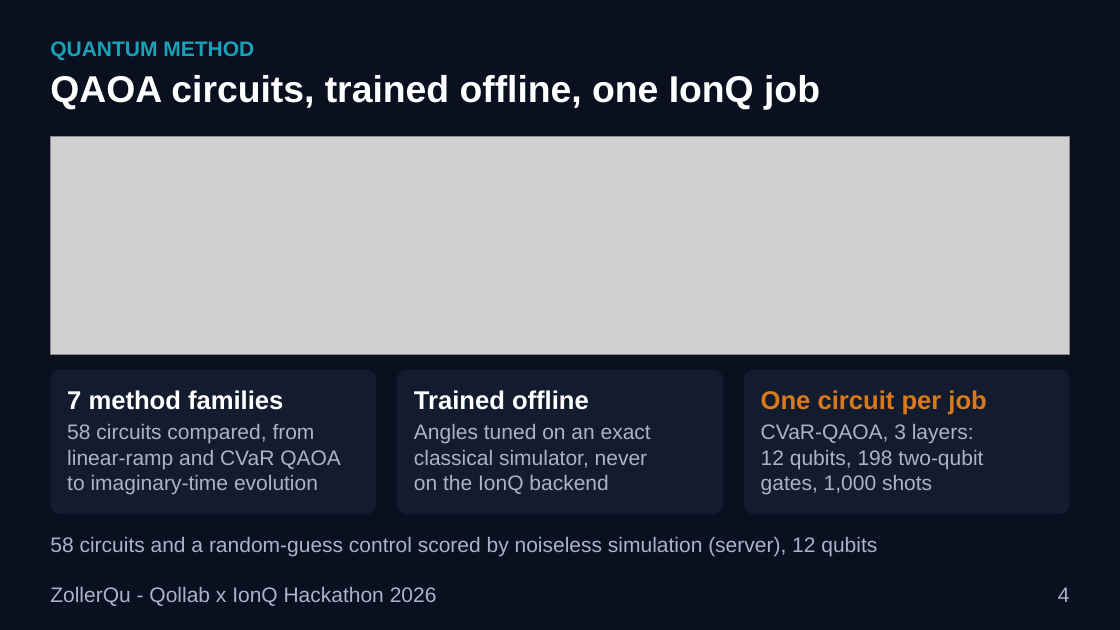
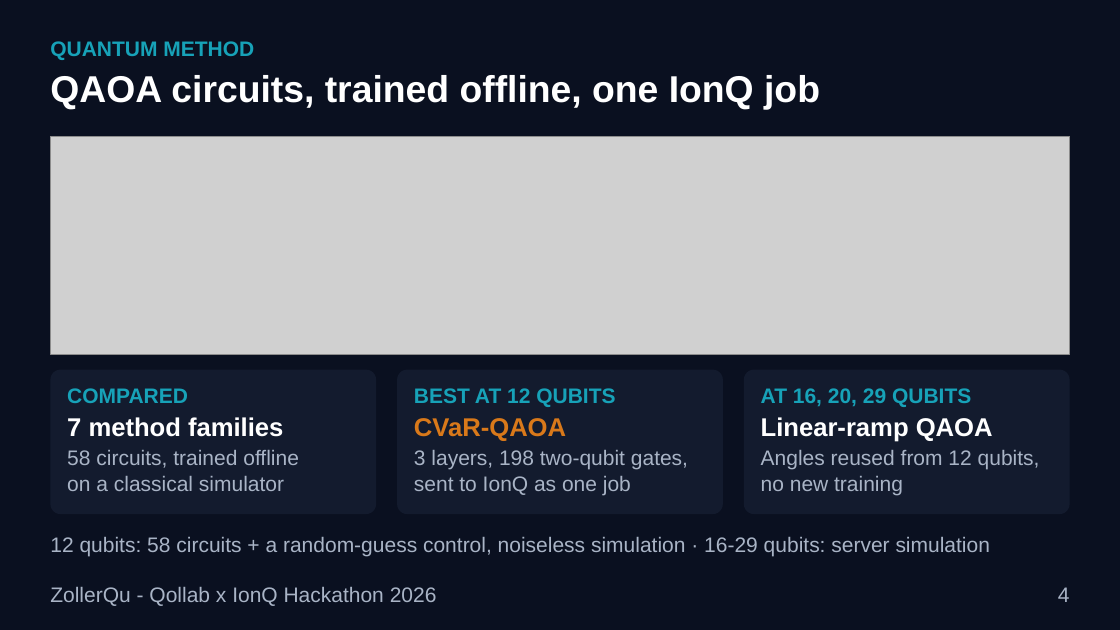
Before and after one commit to Oussema-t/zollerqu-qollab, a slide deck: slide 4 of slides/stocks_ZollerQu.pptx. Drawn at 1120x630 pixels with LibreOffice and Linux fonts; fonts in the diff are those of the drawing; grey boxes stand for pictures. Boxes give left, top, right and bottom in pixels: in the first picture for what was removed or moved away, otherwise in the second. Text is boxed around its words. In the diff, an @@ line names an element or a change of style, - is before the commit and + after.

```diff
--- a/slides/stocks_ZollerQu.pptx
+++ b/slides/stocks_ZollerQu.pptx
@@ text added at (x1=67, y1=388, x2=188, y2=403), 18 pt, text #17A2B8, bold @@
+COMPARED
@@ text added at (x1=414, y1=388, x2=615, y2=407), 18 pt, text #17A2B8, bold @@
+BEST AT 12 QUBITS
@@ text added at (x1=761, y1=388, x2=971, y2=407), 18 pt, text #17A2B8, bold @@
+AT 16, 20, 29 QUBITS
@@ text "7 method families" moved from (x1=67, y1=390, x2=283, y2=410) to (x1=67, y1=417, x2=283, y2=437) @@
@@ text removed at (x1=414, y1=390, x2=589, y2=410) @@
-Trained offline
@@ text added at (x1=414, y1=418, x2=566, y2=441), 22 pt, text #D9791A, bold @@
+CVaR-QAOA
@@ text removed at (x1=761, y1=390, x2=986, y2=415) @@
-One circuit per job
@@ text added at (x1=761, y1=417, x2=993, y2=442), 22 pt, text #FFFFFF, bold @@
+Linear-ramp QAOA
@@ text removed at (x1=67, y1=424, x2=341, y2=494) @@
-58 circuits compared, from
-linear-ramp and CVaR QAOA
-to imaginary-time evolution
@@ text removed at (x1=414, y1=424, x2=651, y2=494) @@
-Angles tuned on an exact
-classical simulator, never
-on the IonQ backend
@@ text removed at (x1=761, y1=424, x2=983, y2=494) @@
-CVaR-QAOA, 3 layers:
-12 qubits, 198 two-qubit
-gates, 1,000 shots
@@ text added at (x1=67, y1=450, x2=299, y2=491), 18 pt, text #A9B4C6 @@
+58 circuits, trained offline
+on a classical simulator
@@ text added at (x1=414, y1=450, x2=688, y2=495), 18 pt, text #A9B4C6 @@
+3 layers, 198 two-qubit gates,
+sent to IonQ as one job
@@ text added at (x1=761, y1=450, x2=1040, y2=495), 18 pt, text #A9B4C6 @@
+Angles reused from 12 qubits,
+no new training
@@ text at (x1=50, y1=537, x2=990, y2=557): text changed @@
-58 circuits and a random-guess control scored by noiseless simulation (server), 12 qubits
+12 qubits: 58 circuits + a random-guess control, noiseless simulation · 16-29 qubits: server simulation
```
Also in this commit, not shown: 4 other files.
